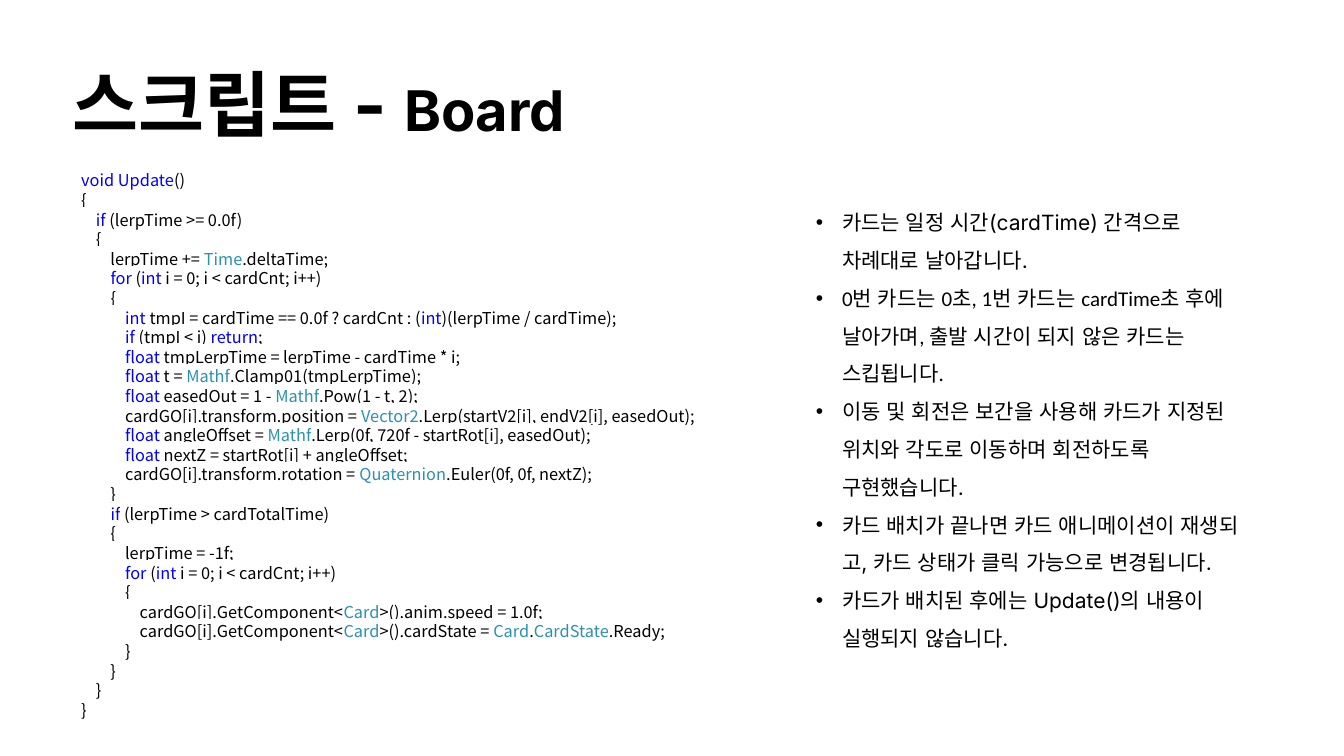
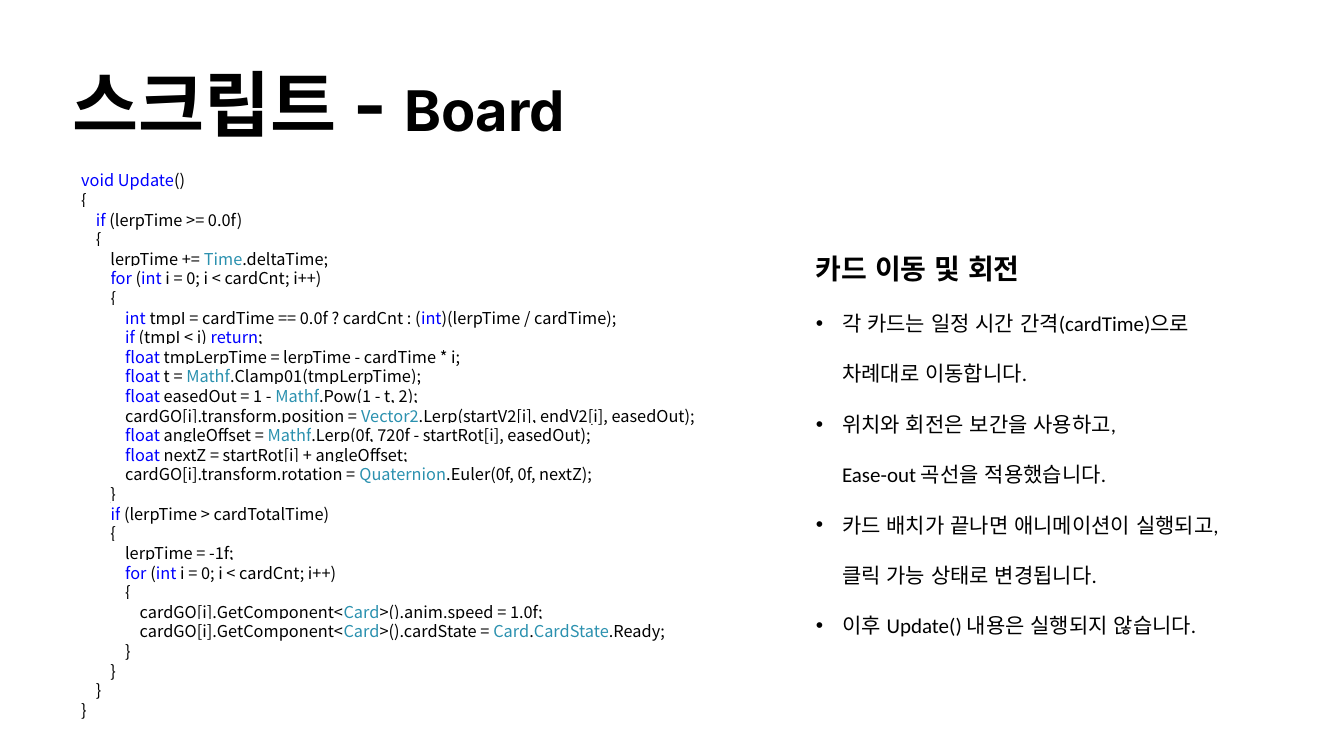
Before and after one commit to gyro1515/TeamProject_FindRtan, a slide deck: slide 11 of tzjqc37h0bnimw7.pptx. Drawn at 1344x756 pixels with LibreOffice and Linux fonts; fonts in the diff are those of the drawing; background and template pictures are left out. Boxes give left, top, right and bottom in pixels: in the first picture for what was removed or moved away, otherwise in the second. Text is boxed around its words. In the diff, an @@ line names an element or a change of style, - is before the commit and + after.

```diff
--- a/tzjqc37h0bnimw7.pptx
+++ b/tzjqc37h0bnimw7.pptx
@@ text at [816,255,1219,637]: text changed; font Inter to Calibri @@
-• 카드는 일정 시간(cardTime) 간격으로 차례대로 날아갑니다.
-• 0번 카드는 0초, 1번 카드는 cardTime초 후에 날아가며, 출발 시간이 되지 않은 카드는 스킵됩니다.
-• 이동 및 회전은 보간을 사용해 카드가 지정된 위치와 각도로 이동하며 회전하도록 구현했습니다.
-• 카드 배치가 끝나면 카드 애니메이션이 재생되고, 카드 상태가 클릭 가능으로 변경됩니다.
-• 카드가 배치된 후에는 Update()의 내용이 실행되지 않습니다.
+카드 이동 및 회전
+• 각 카드는 일정 시간 간격(cardTime)으로
+  차례대로 이동합니다.
+• 위치와 회전은 보간을 사용하고,
+  Ease-out 곡선을 적용했습니다.
+• 카드 배치가 끝나면 애니메이션이 실행되고,
+  클릭 가능 상태로 변경됩니다.
+• 이후 Update() 내용은 실행되지 않습니다.
```
Also in this commit, not shown: 2 other slides changed, 1 other file.
